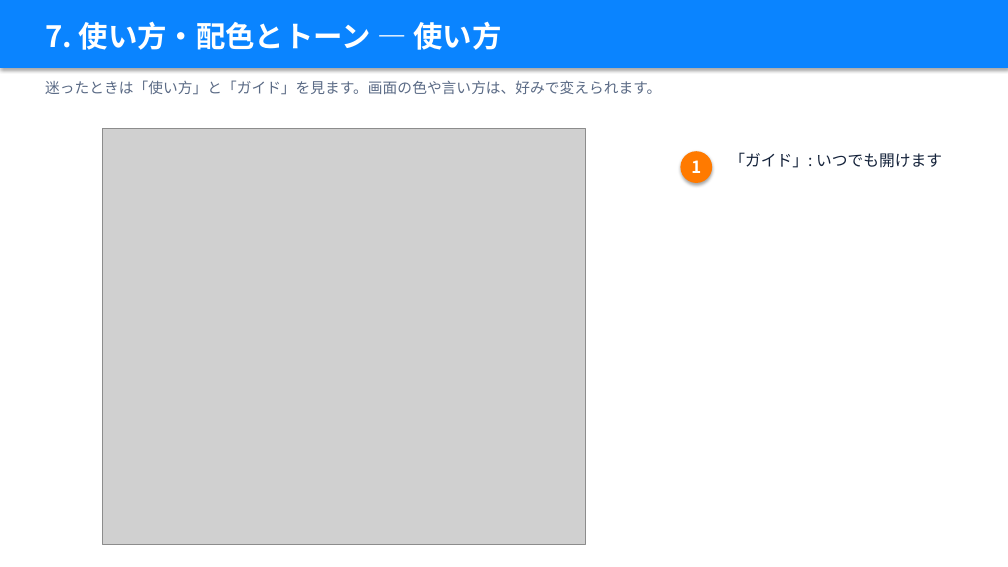
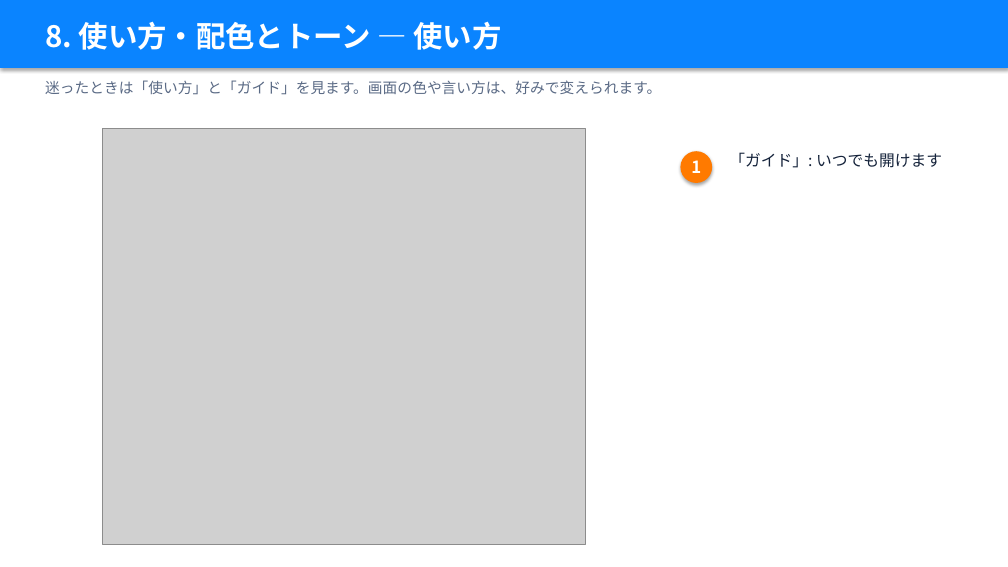
Before and after one commit to takky416-byte/sotsuken_pj_management, a slide deck: slide 27 of docs/manual/卒研PJ管理_説明資料_学生編.pptx (slide 21 before the commit). Drawn at 1008x567 pixels with LibreOffice and Linux fonts; fonts in the diff are those of the drawing; grey boxes stand for pictures. Boxes give left, top, right and bottom in pixels: in the first picture for what was removed or moved away, otherwise in the second. Text is boxed around its words. In the diff, an @@ line names an element or a change of style, - is before the commit and + after.

```diff
--- a/docs/manual/卒研PJ管理_説明資料_学生編.pptx
+++ b/docs/manual/卒研PJ管理_説明資料_学生編.pptx
@@ text at <box>45,21,502,50</box>: text changed @@
-7. 使い方・配色とトーン — 使い方
+8. 使い方・配色とトーン — 使い方
```
Also in this commit, not shown: 19 other slides changed, 7 slides added, 9 other files.
